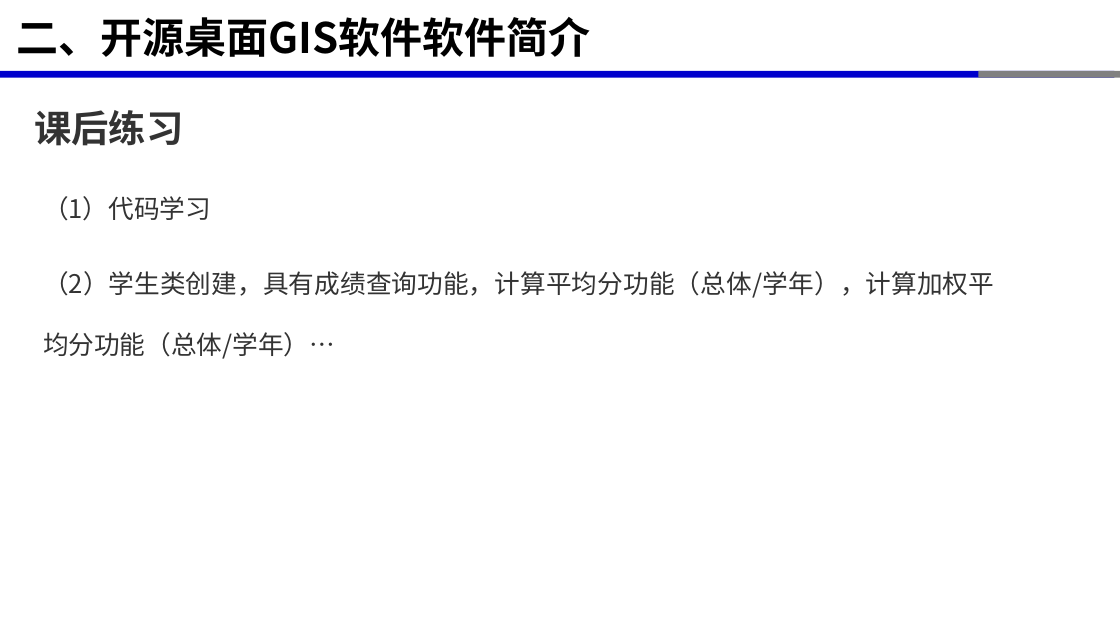
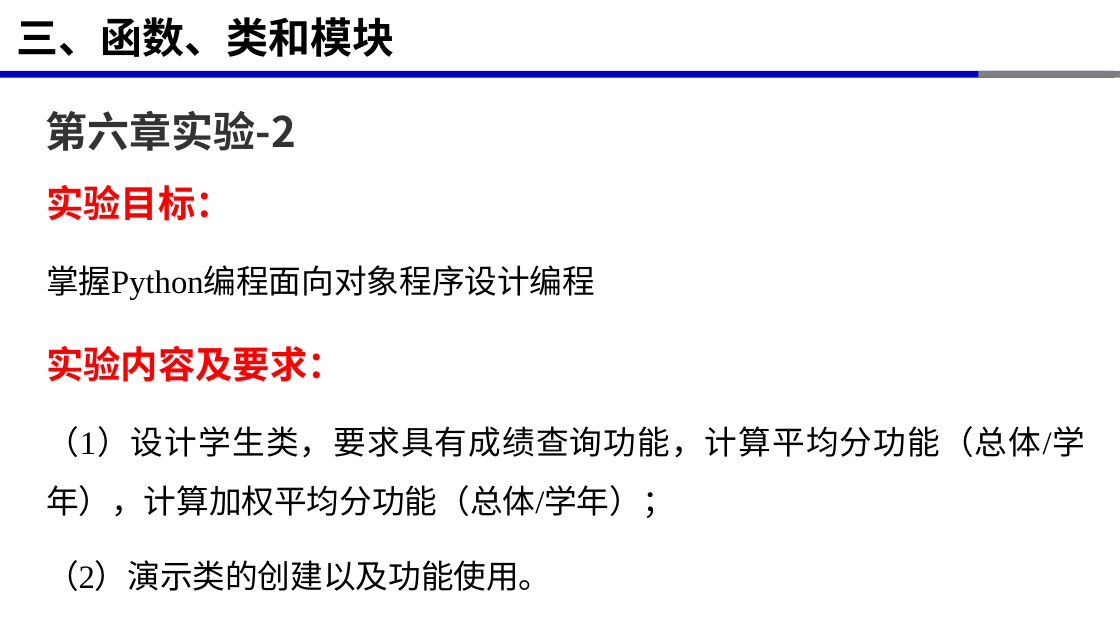
Before and after one commit to xinluo2018/programming-basics, a slide deck: slide 24 of 第6章-面向对象程序设计/第6章-面向对象程序设计.pptx (slide 23 before the commit). Drawn at 1120x630 pixels with LibreOffice and Linux fonts; fonts in the diff are those of the drawing. Boxes give left, top, right and bottom in pixels: in the first picture for what was removed or moved away, otherwise in the second. Text is boxed around its words. In the diff, an @@ line names an element or a change of style, - is before the commit and + after.

```diff
--- a/第6章-面向对象程序设计/第6章-面向对象程序设计.pptx
+++ b/第6章-面向对象程序设计/第6章-面向对象程序设计.pptx
@@ title at [17,17,395,57]: text changed @@
-二、开源桌面GIS软件软件简介
+三、函数、类和模块
@@ text removed at [34,110,183,146] @@
-课后练习
@@ text added at [46,111,296,151], 36 pt, text #333333, bold @@
+第六章实验-2
@@ text at [46,185,1086,591]: text changed; size 22 to 28 pt; font Noto Sans CJK SC to Times New Roman; text colour #333333 to #000000 @@
-（1）代码学习
-（2）学生类创建，具有成绩查询功能，计算平均分功能（总体/学年），计算加权平均分功能（总体/学年）…
+实验目标：
+掌握Python编程面向对象程序设计编程
+实验内容及要求：
+（1）设计学生类，要求具有成绩查询功能，计算平均分功能（总体/学年），计算加权平均分功能（总体/学年）；
+（2）演示类的创建以及功能使用。
```
Also in this commit, not shown: 15 other slides changed, 1 slide added, 4 other files.
